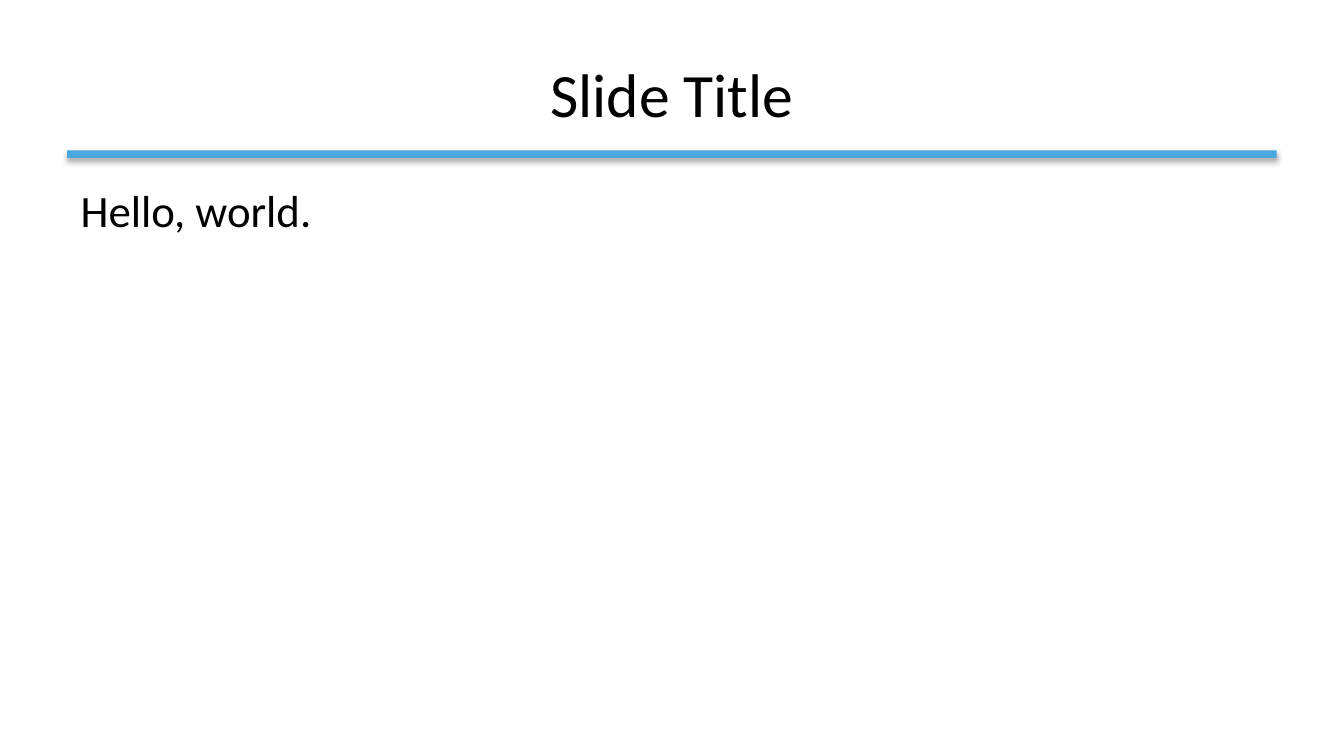
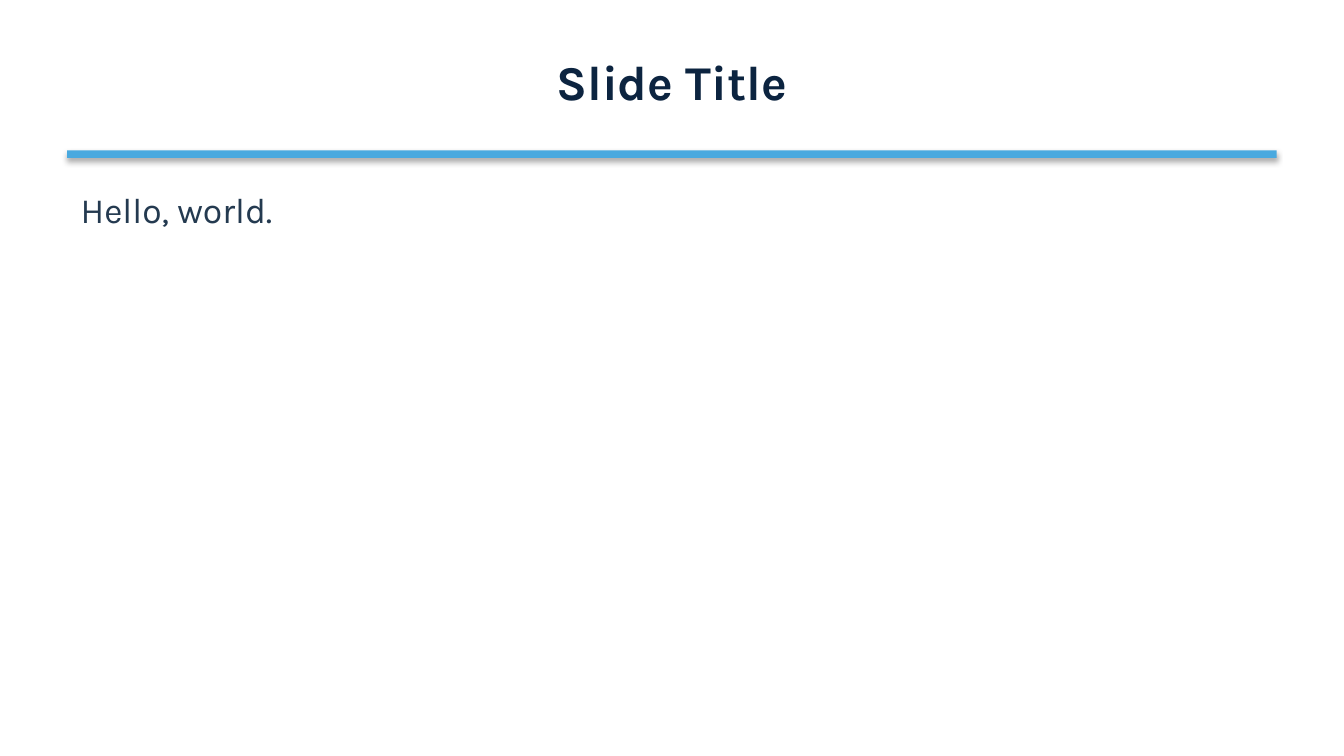
Before and after one commit to patrick-andrade/prompt-nao-e-fonte, a slide deck: slide 2 of 03-relatorio-qmd/template-referencia.pptx. Drawn at 1344x756 pixels with LibreOffice and Linux fonts; fonts in the diff are those of the drawing. Boxes give left, top, right and bottom in pixels: in the first picture for what was removed or moved away, otherwise in the second. Text is boxed around its words. In the diff, an @@ line names an element or a change of style, - is before the commit and + after.

```diff
--- a/03-relatorio-qmd/template-referencia.pptx
+++ b/03-relatorio-qmd/template-referencia.pptx
@@ title "Slide Title": place and size @@
-title "Slide Title" at [550,74,793,118]
+title "Slide Title" at [556,65,787,101]
@@ title "Slide Title" at [556,65,787,101]: size 33 to 26 pt, font Calibri to Karla, bold on @@
@@ text "Hello, world." at [81,198,272,227]: size 24 to 19 pt, font Calibri to Karla, text colour #0C2440 to #243A50; less space between paragraphs @@
```
Also in this commit, not shown: 3 other slides changed, 41 other files.
